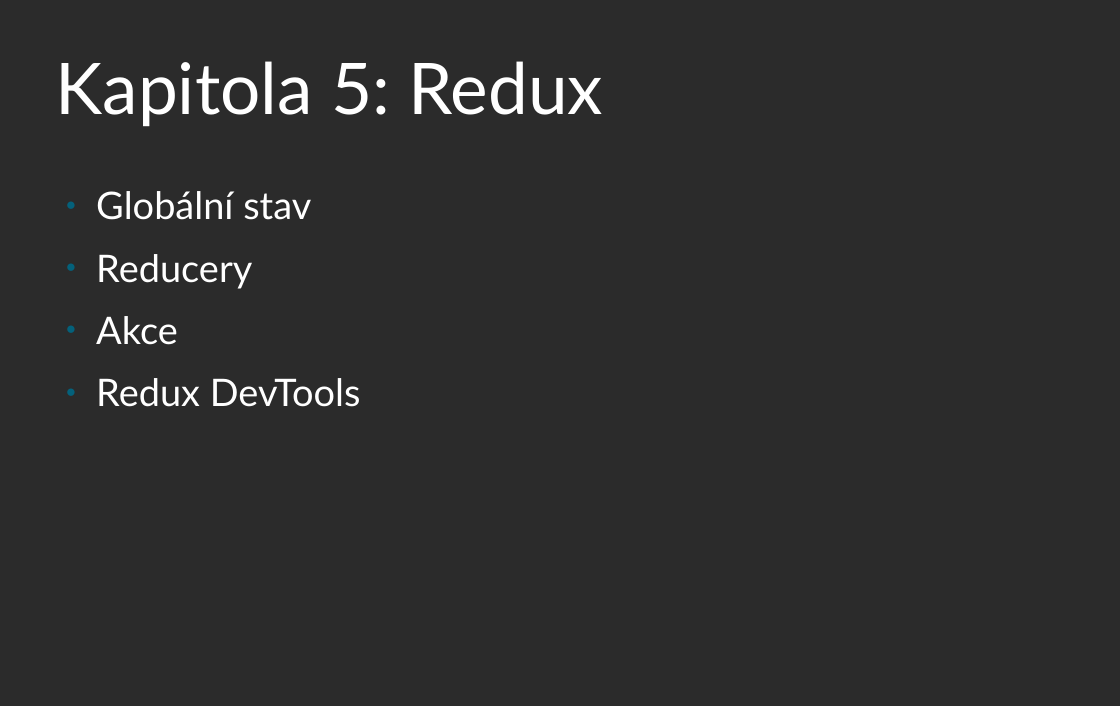
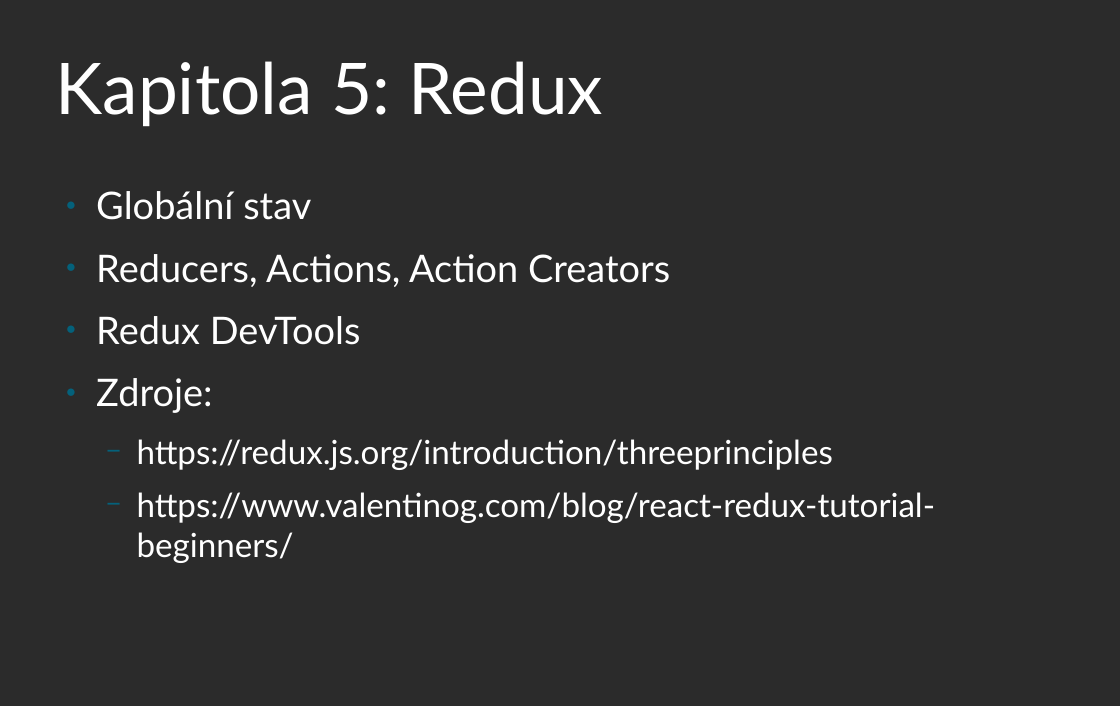
Before and after one commit to martinhrncir/starter, a slide deck: slide 13 of src/presentation/prezentace.odp. Drawn at 1120x706 pixels with LibreOffice and Linux fonts; fonts in the diff are those of the drawing; background and template pictures are left out; a plain dark background stands for a picture behind light text. Boxes give left, top, right and bottom in pixels: in the first picture for what was removed or moved away, otherwise in the second. Text is boxed around its words. In the diff, an @@ line names an element or a change of style, - is before the commit and + after.

```diff
--- a/src/presentation/prezentace.odp
+++ b/src/presentation/prezentace.odp
@@ text at (96, 254, 670, 287): text changed @@
-● Reducery
-● Akce
+● Reducers, Actions, Action Creators
@@ text at (96, 378, 936, 563): paragraphs added @@
+● Zdroje:
+  − https://redux.js.org/introduction/threeprinciples
+  − https://www.valentinog.com/blog/react-redux-tutorial-beginners/
```
Also in this commit, not shown: 1 slide added, 21 other files.
